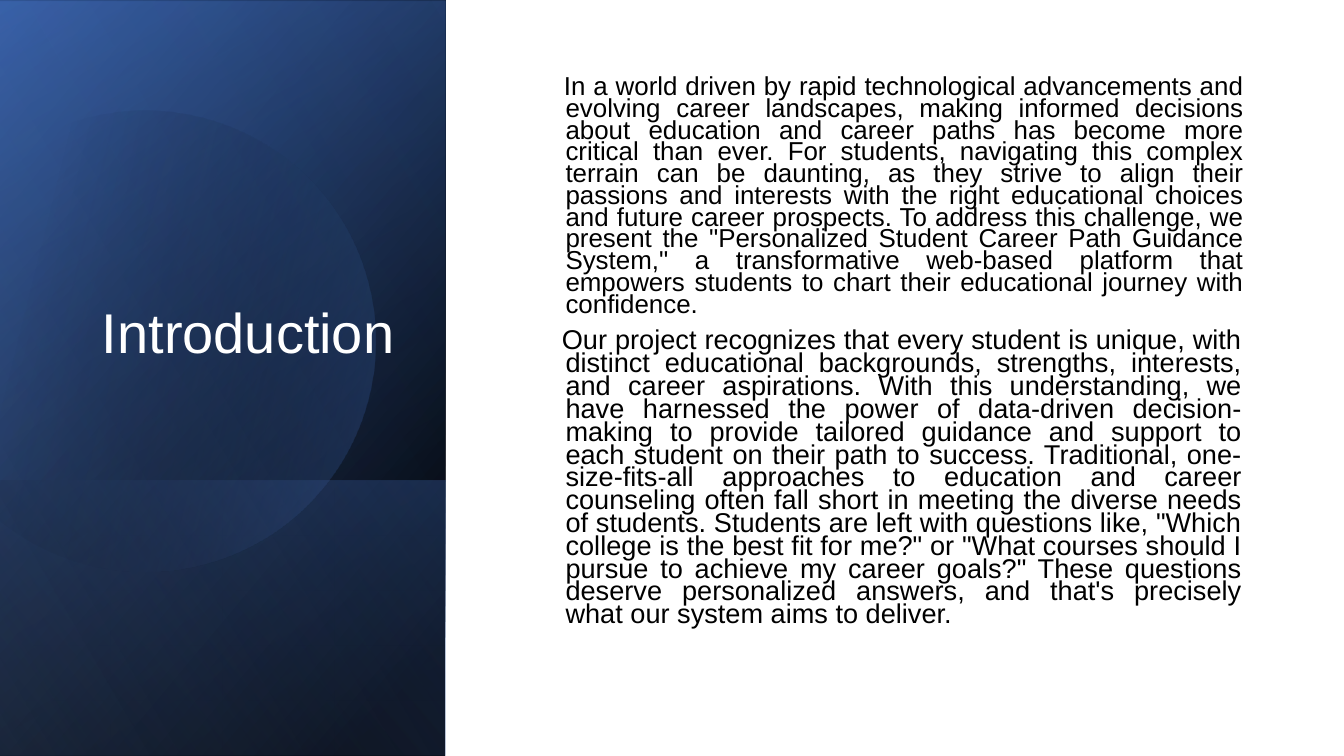
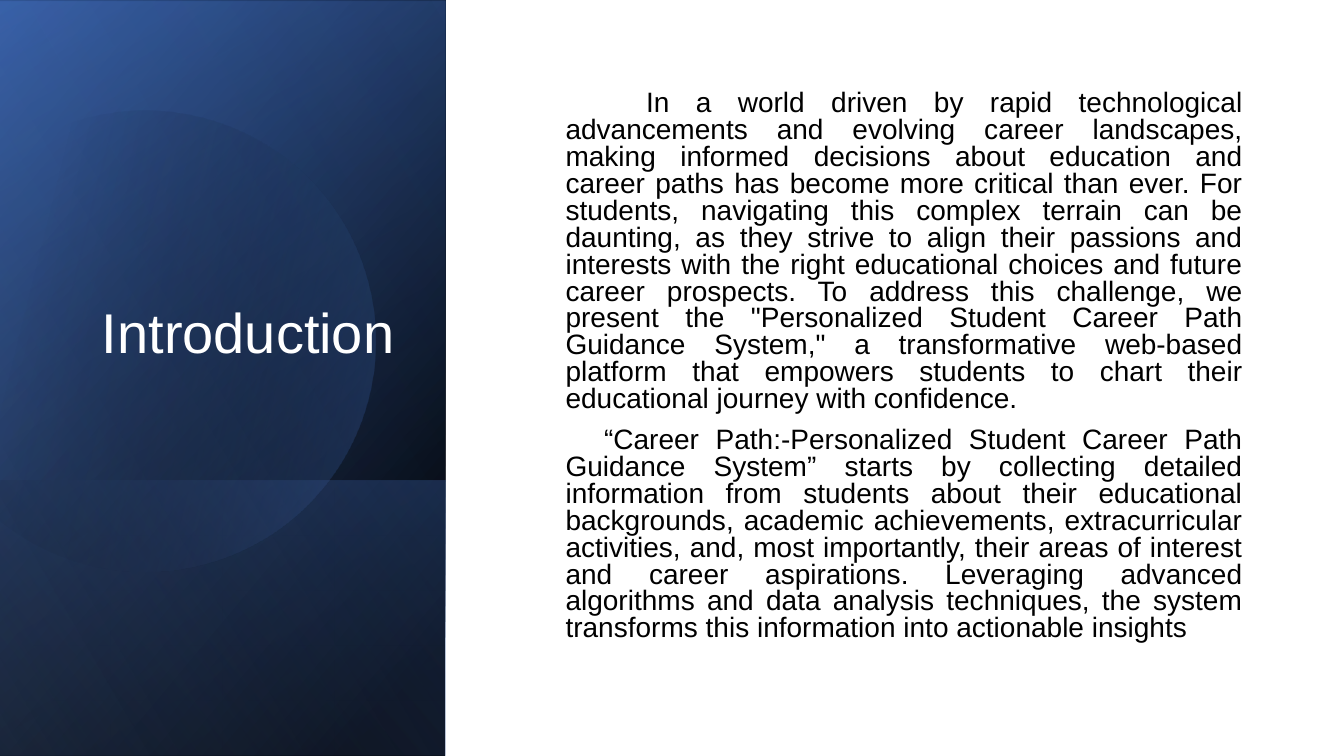
Before and after one commit to shivamkietmca/project, a slide deck: slide 3 of Project Presentation.pptx. Drawn at 1344x756 pixels with LibreOffice and Linux fonts; fonts in the diff are those of the drawing. Boxes give left, top, right and bottom in pixels: in the first picture for what was removed or moved away, otherwise in the second. Text is boxed around its words. In the diff, an @@ line names an element or a change of style, - is before the commit and + after.

```diff
--- a/Project Presentation.pptx
+++ b/Project Presentation.pptx
@@ text at (566, 91, 1243, 413): size 18.5 to 20 pt in "In a world driven by rapid technological ..."; line spacing 0.7 to 0.8 @@
@@ text at (566, 428, 1243, 643): text changed; size 19.4 to 20 pt @@
-Our project recognizes that every student is unique, with distinct educational backgrounds, strengths, interests, and career aspirations. With this understanding, we have harnessed the power of data-driven decision-making to provide tailored guidance and support to each student on their path to success. Traditional, one-size-fits-all approaches to education and career counseling often fall short in meeting the diverse needs of students. Students are left with questions like, "Which college is the best fit for me?" or "What courses should I pursue to achieve my career goals?" These questions deserve personalized answers, and that's precisely what our system aims to deliver.
+“Career Path:-Personalized Student Career Path Guidance System” starts by collecting detailed information from students about their educational backgrounds, academic achievements, extracurricular activities, and, most importantly, their areas of interest and career aspirations. Leveraging advanced algorithms and data analysis techniques, the system transforms this information into actionable insights
```
Also in this commit, not shown: 4 other slides changed, 1 slide removed.
